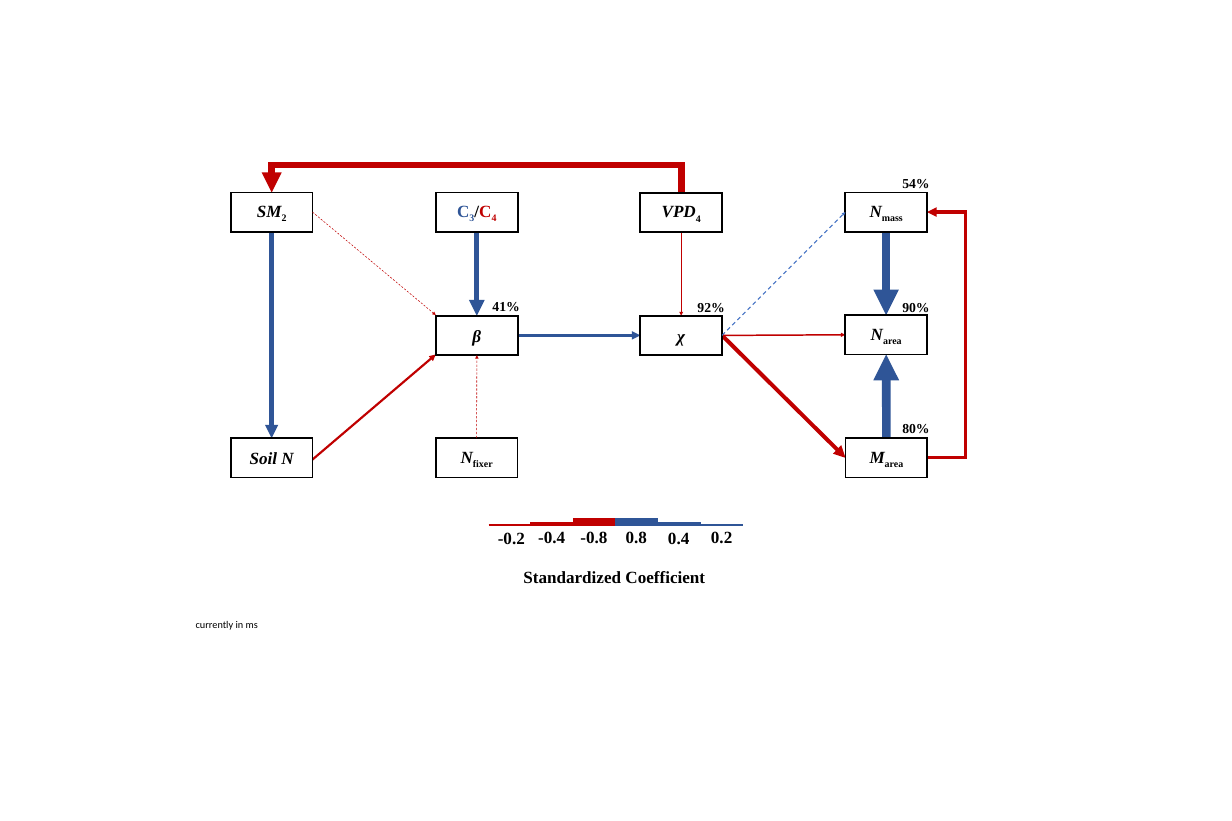
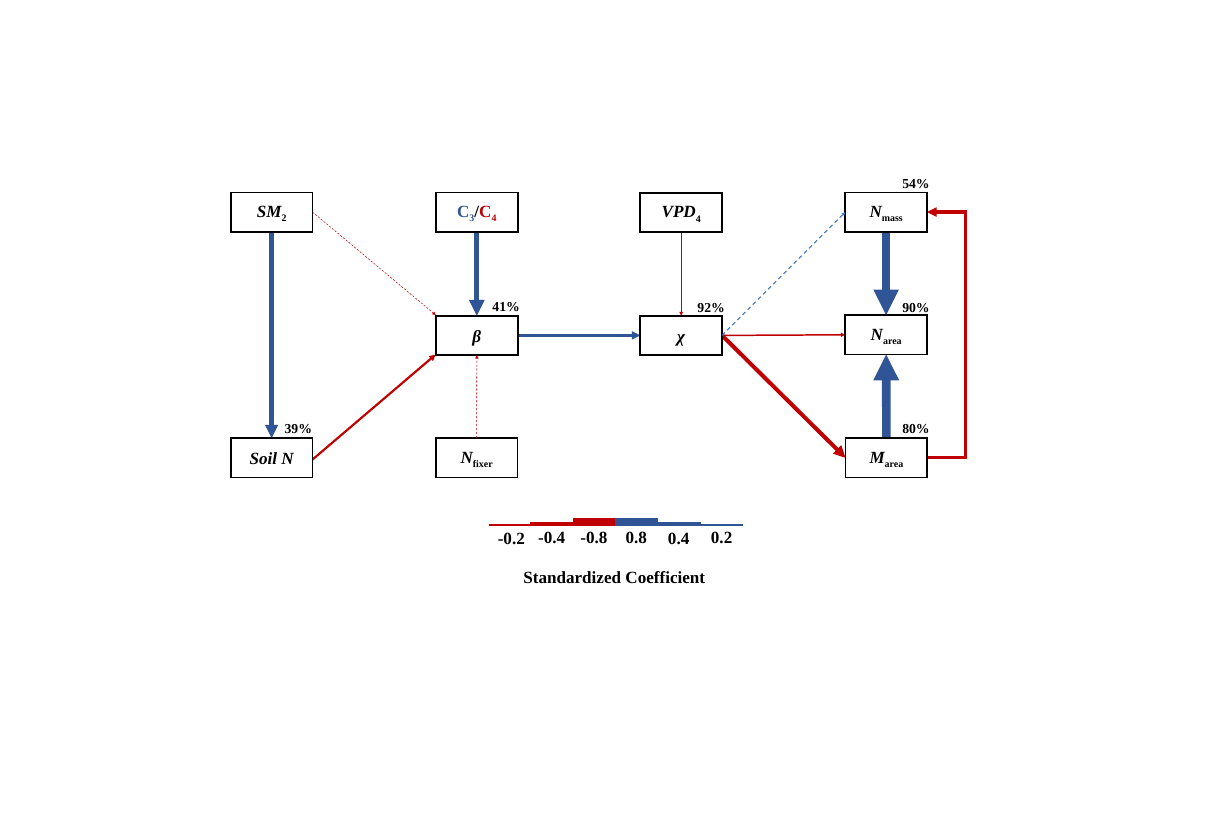
Before and after one commit to eaperkowski/TX_ecolab_leafNitrogen, a slide deck: slide 3 of working_drafts/figs/TXeco_SEM_ppt_fig.pptx (slide 4 before the commit). Drawn at 1232x821 pixels with LibreOffice and Linux fonts; fonts in the diff are those of the drawing. Boxes give left, top, right and bottom in pixels: in the first picture for what was removed or moved away, otherwise in the second. Text is boxed around its words. In the diff, an @@ line names an element or a change of style, - is before the commit and + after.

```diff
--- a/working_drafts/figs/TXeco_SEM_ppt_fig.pptx
+++ b/working_drafts/figs/TXeco_SEM_ppt_fig.pptx
@@ elbow arrow removed from (681, 193) to (272, 193) @@
@@ text added at box(285, 424, 312, 433), 24 pt, text #000000, bold @@
+39%
@@ text removed at box(196, 621, 258, 630) @@
-currently in ms
```
Also in this commit, not shown: 2 slides removed, 7 other files.
